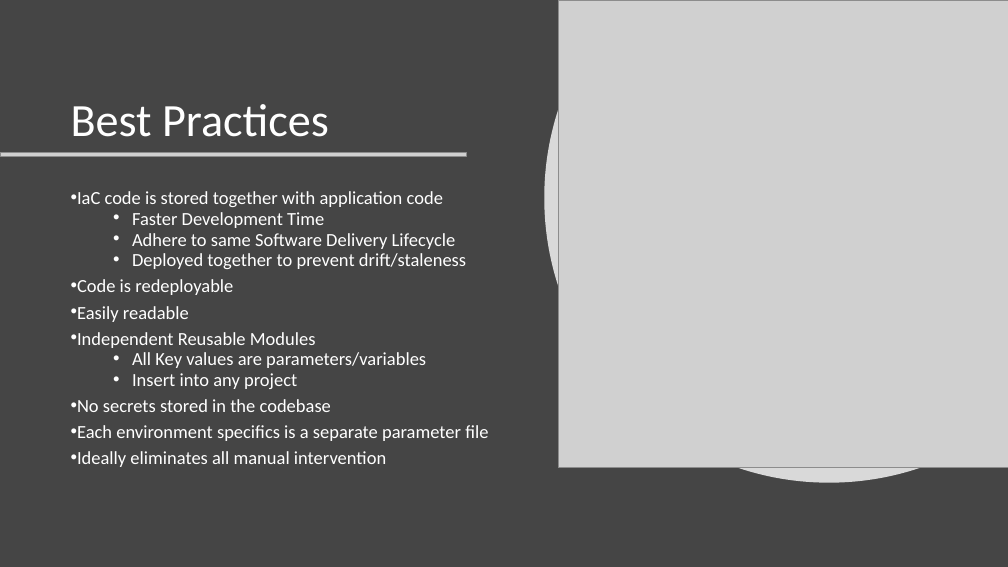
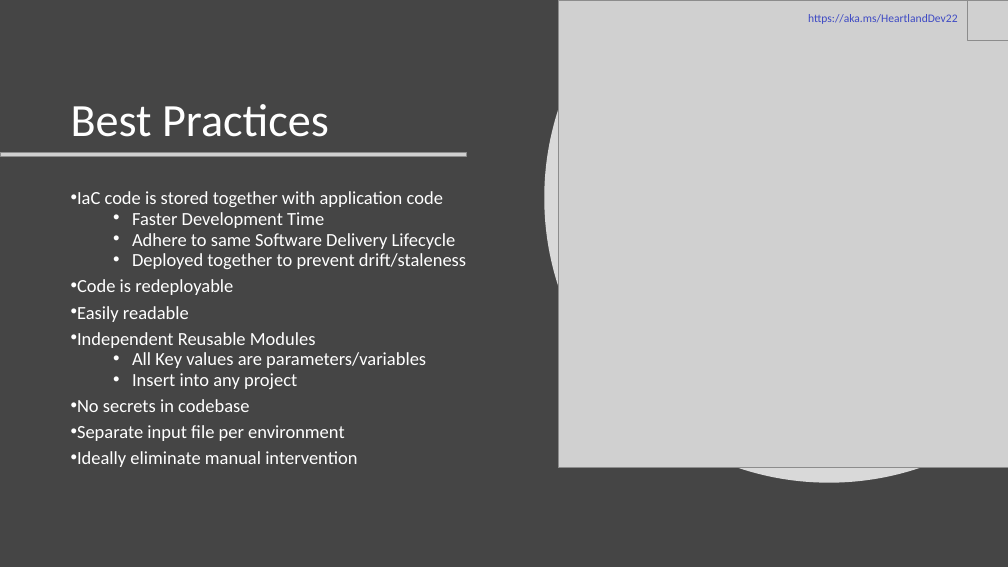
Before and after one commit to JFolberth/Azure_IaC_Flavors, a slide deck: slide 8 of documentation/presentation/Azure _IaC_Flavors.pptx (slide 7 before the commit). Drawn at 1008x567 pixels with LibreOffice and Linux fonts; fonts in the diff are those of the drawing; grey boxes stand for pictures. Boxes give left, top, right and bottom in pixels: in the first picture for what was removed or moved away, otherwise in the second. Text is boxed around its words. In the diff, an @@ line names an element or a change of style, - is before the commit and + after.

```diff
--- a/documentation/presentation/Azure _IaC_Flavors.pptx
+++ b/documentation/presentation/Azure _IaC_Flavors.pptx
@@ text added at [808, 14, 958, 24], 11 pt, text #3E4AC4 @@
+https://aka.ms/HeartlandDev22
@@ picture added at [968, 0, 1008, 41] @@
@@ text at [77, 399, 357, 467]: text changed @@
-• No secrets stored in the codebase
-• Each environment specifics is a separate parameter file
-• Ideally eliminates all manual intervention
+• No secrets in codebase
+• Separate input file per environment
+• Ideally eliminate manual intervention
```
Also in this commit, not shown: 11 other slides changed, 2 slides added, 3 other files.
